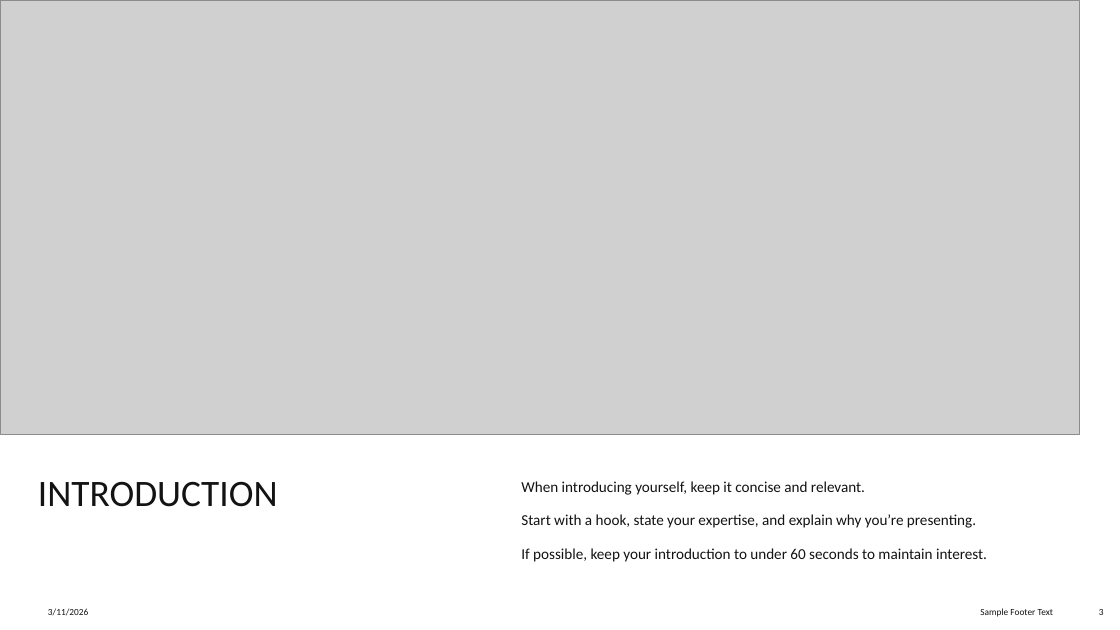
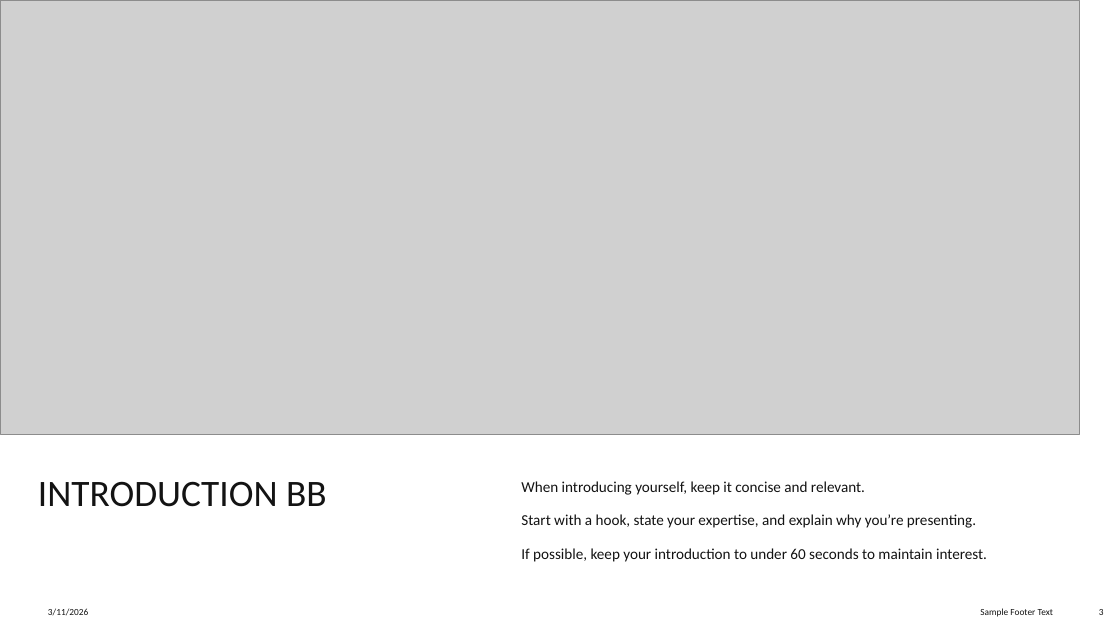
Before and after one commit to cibrinkerhoff/Company_Growth_Forecasting, a slide deck: slide 3 of Presentation_Deck.pptx. Drawn at 1120x630 pixels with LibreOffice and Linux fonts; fonts in the diff are those of the drawing; grey boxes stand for pictures. Boxes give left, top, right and bottom in pixels: in the first picture for what was removed or moved away, otherwise in the second. Text is boxed around its words. In the diff, an @@ line names an element or a change of style, - is before the commit and + after.

Commit message:
matthew test

```diff
--- a/Presentation_Deck.pptx
+++ b/Presentation_Deck.pptx
@@ title at (38,481,327,507): text changed @@
-INTRODUCTION
+INTRODUCTION BB
```
